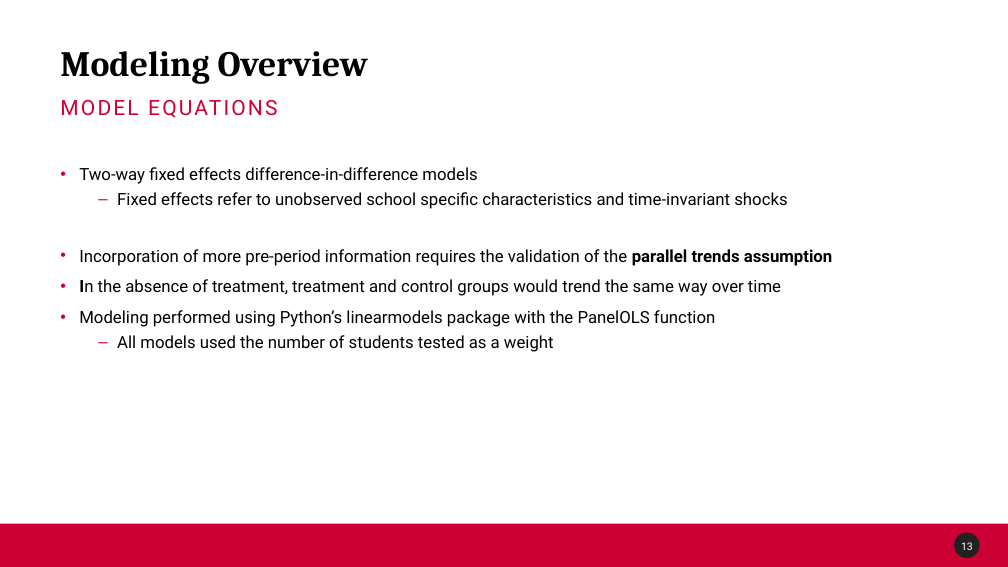
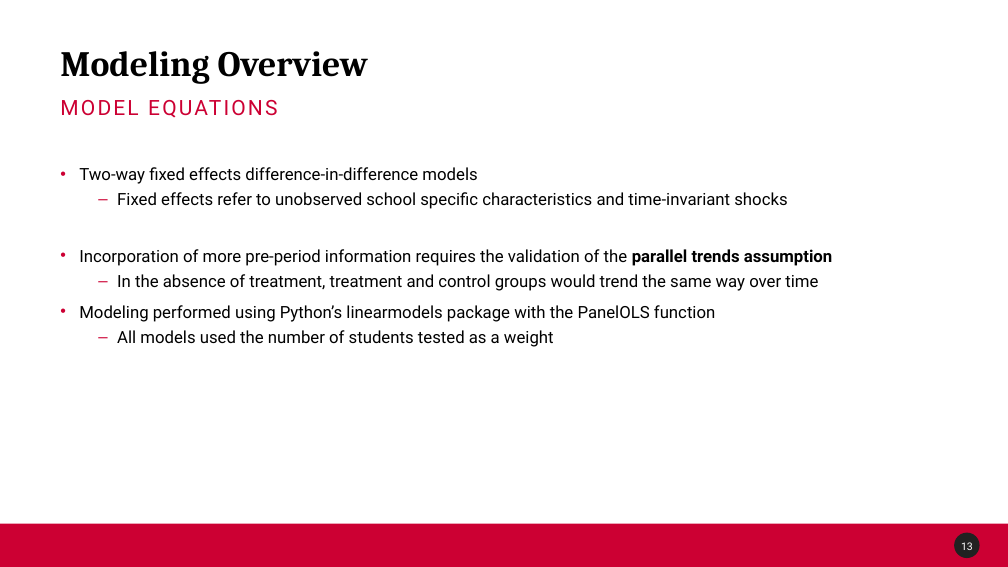
Before and after one commit to madisonajones/Master-s-Project, a slide deck: slide 13 of Final_Products/Masters_Capstone_Final_Presentation.pptx. Drawn at 1008x567 pixels with LibreOffice and Linux fonts; fonts in the diff are those of the drawing; background and template pictures are left out. Boxes give left, top, right and bottom in pixels: in the first picture for what was removed or moved away, otherwise in the second. Text is boxed around its words. In the diff, an @@ line names an element or a change of style, - is before the commit and + after.

```diff
--- a/Final_Products/Masters_Capstone_Final_Presentation.pptx
+++ b/Final_Products/Masters_Capstone_Final_Presentation.pptx
@@ text at (x1=117, y1=274, x2=818, y2=291): bold off in "In"; bullet • to –; list level 1 to 2 in "In the absence of treatment, ..." @@
```
Also in this commit, not shown: 1 other slide changed.
